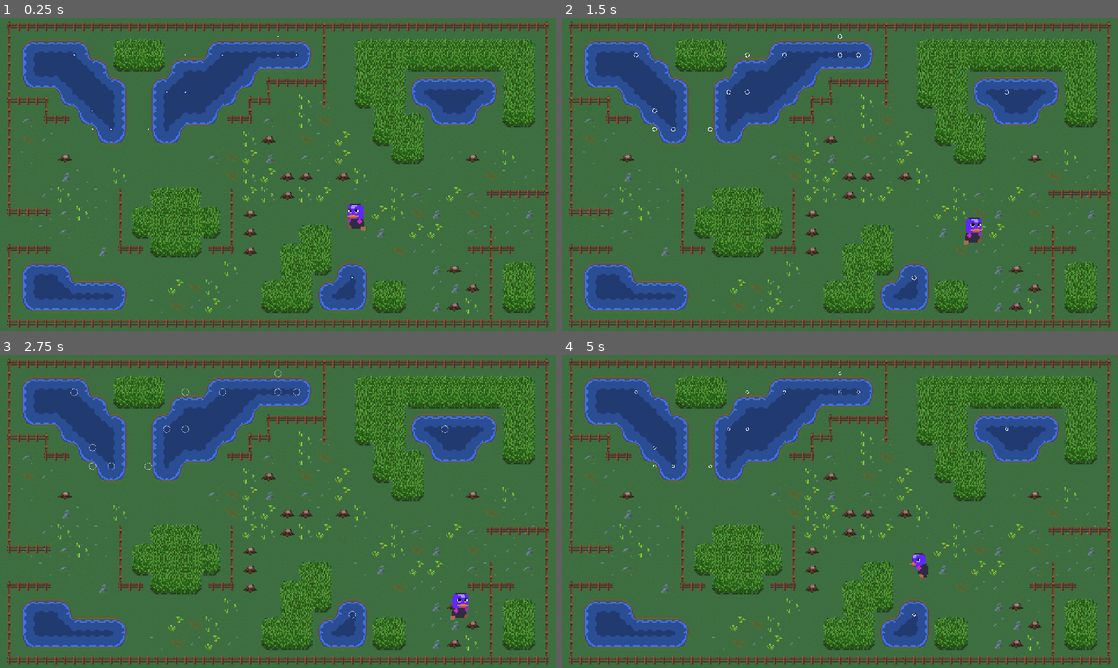
Above: before the commit, frames 1-4 (two rows, left to right).
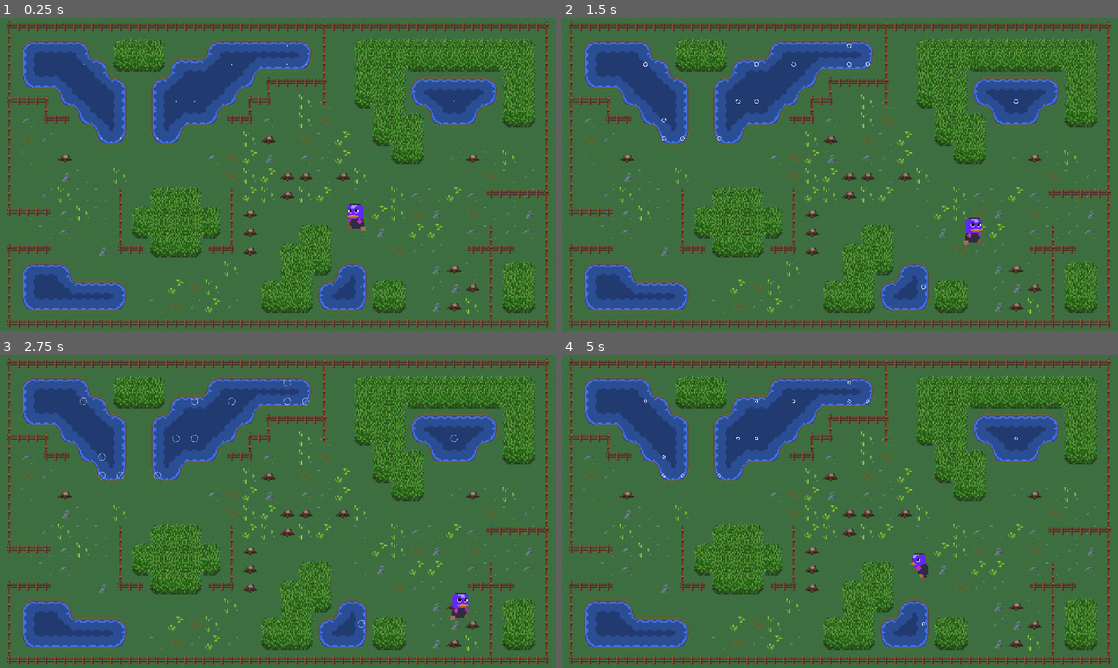
Above: after the commit, the same moments.

Repository: davidalpha/safari
Game: Godot game, scene res://Game.tscn
Same seed, same stepped clock (60 frames per second), same inputs: the game is played once before the commit and once after it.
Inputs:
- Up to frame 1 (0.25 s): no input
- Up to frame 2 (1.5 s): tap Enter at 0.5 s; hold Right (ui_right) 0.53-1.28 s; hold Space (listen) 0.53-1.28 s; hold Down (ui_down) from 1.28 s (still down); tap Space (listen) at 1.35 s
- Up to frame 3 (2.75 s): release Down (ui_down) at 2.03 s; hold Right (ui_right) from 2.03 s (still down); hold Space (listen) from 2.03 s (still down)
- Up to frame 4 (5 s): release Right (ui_right) at 2.78 s; release Space (listen) at 2.78 s; hold Up (ui_up) 2.78-3.53 s; tap Space (listen) at 2.85, 4.35 s; hold Space (listen) 3.53-4.28 s; hold Left (ui_left) from 3.53 s (still down)

The runs differ from the first frame. In frame 1, less than 0.1% of the frame differs, in the area x 13-82%, y 5-86%; in frame 2, 0.1%; in frame 3, 0.2%, in the area x 12-83%, y 4-88%; in frame 4, less than 0.1%.

Commit message:
center tile spawns, cleanup and add gitignore :camel:

Diff:
--- a/Map.gd
+++ b/Map.gd
@@ -9,9 +9,10 @@
 
 # Called when the node enters the scene tree for the first time.
 func _ready():
+	randomize()
 	water_tile_array = get_cells_of_type($forestTileMap, 1)
 	seed_triggers(water_tile_array, 14)
-	pass
+
 # Called every frame. 'delta' is the elapsed time since the previous frame.
 func _process(delta):
 	pass
@@ -28,8 +29,8 @@
 	tile_array.shuffle()
 	for i in range(0,amount):
 		var trigger_instance = trigger.instance()
-		print(tile_array[i])
 		var pos_in_px = Vector2($forestTileMap.map_to_world(tile_array[i]))
-		print(pos_in_px)
 		trigger_instance.position = pos_in_px
+		trigger_instance.position.x = (pos_in_px.x + $forestTileMap.cell_size.x / 2)
+		trigger_instance.position.y = (pos_in_px.y + $forestTileMap.cell_size.y / 2)
 		self.add_child(trigger_instance)
--- a/trigger.gd
+++ b/trigger.gd
@@ -17,4 +17,4 @@
 
 
 func _on_Area2D_area_entered(area):
-	print("hit")
+	pass
Not shown, added: .gitignore
